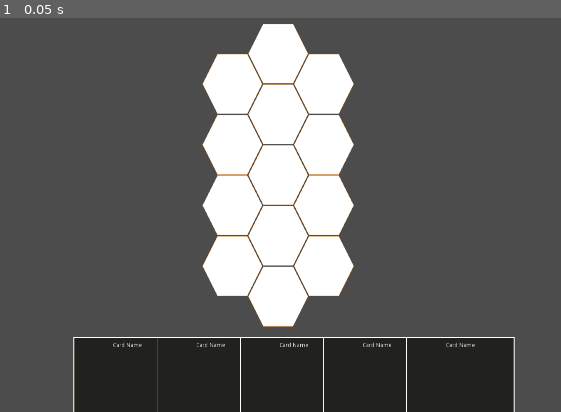
Above: before the commit, frame 1.
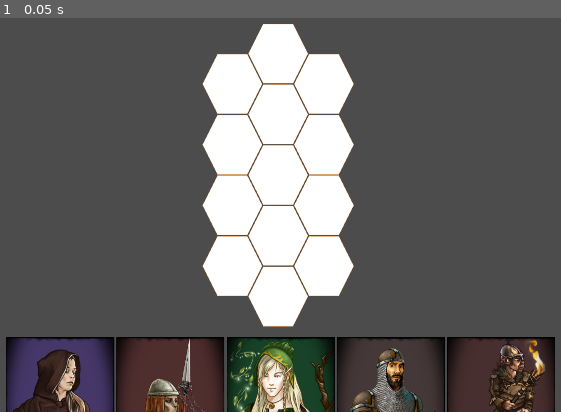
Above: after the commit, the same moment.

Repository: Byteron/wescards
Game: Godot game, scene res://source/match/Match.tscn
Same seed, same stepped clock (60 frames per second), same inputs: the game is played once before the commit and once after it.
Inputs:
- Up to frame 1 (0.05 s): no input

The runs differ from the first frame. In frame 1, 15% of the frame differs, in the area x 1-99%, y 80-100%.

Commit message:
basic card design

Diff:
--- /dev/null
+++ b/data/cards/bowman.tres
@@ -0,0 +1,11 @@
+[gd_resource type="Resource" load_steps=3 format=2]
+
+[ext_resource path="res://source/card/CardData.gd" type="Script" id=1]
+[ext_resource path="res://graphics/images/portraits/bowman.png" type="Texture" id=2]
+
+[resource]
+script = ExtResource( 1 )
+alias = "Bogenschütze"
+description = "Trifft auch betrunken nicht."
+portrait = ExtResource( 2 )
+background = Color( 0.270588, 0.219608, 0.219608, 1 )
--- /dev/null
+++ b/data/cards/impaler.tres
@@ -0,0 +1,11 @@
+[gd_resource type="Resource" load_steps=3 format=2]
+
+[ext_resource path="res://source/card/CardData.gd" type="Script" id=1]
+[ext_resource path="res://graphics/images/portraits/impaler.png" type="Texture" id=2]
+
+[resource]
+script = ExtResource( 1 )
+alias = "Goblinspeerträger"
+description = "Spitz wie eh und je."
+portrait = ExtResource( 2 )
+background = Color( 0.309804, 0.180392, 0.180392, 1 )
--- /dev/null
+++ b/data/cards/mage.tres
@@ -0,0 +1,11 @@
+[gd_resource type="Resource" load_steps=3 format=2]
+
+[ext_resource path="res://source/card/CardData.gd" type="Script" id=1]
+[ext_resource path="res://graphics/images/portraits/mage+female.png" type="Texture" id=2]
+
+[resource]
+script = ExtResource( 1 )
+alias = "Magier"
+description = "Zauberhaft."
+portrait = ExtResource( 2 )
+background = Color( 0.270588, 0.219608, 0.411765, 1 )
--- /dev/null
+++ b/data/cards/pillager.tres
@@ -0,0 +1,11 @@
+[gd_resource type="Resource" load_steps=3 format=2]
+
+[ext_resource path="res://source/card/CardData.gd" type="Script" id=1]
+[ext_resource path="res://graphics/images/portraits/pillager.png" type="Texture" id=2]
+
+[resource]
+script = ExtResource( 1 )
+alias = "Wolfsreiter"
+description = "Trägt seine Mahlzeit auf dem Rücken."
+portrait = ExtResource( 2 )
+background = Color( 0.282353, 0.184314, 0.184314, 1 )
--- /dev/null
+++ b/data/cards/shaman.tres
@@ -0,0 +1,11 @@
+[gd_resource type="Resource" load_steps=3 format=2]
+
+[ext_resource path="res://source/card/CardData.gd" type="Script" id=1]
+[ext_resource path="res://graphics/images/portraits/shaman.png" type="Texture" id=2]
+
+[resource]
+script = ExtResource( 1 )
+alias = "Elfenschamanin"
+description = "Der Wald ist schön."
+portrait = ExtResource( 2 )
+background = Color( 0.0941176, 0.262745, 0.160784, 1 )
--- a/project.godot
+++ b/project.godot
@@ -14,6 +14,11 @@
 "language": "GDScript",
 "path": "res://source/card/Card.gd"
 }, {
+"base": "Resource",
+"class": "CardData",
+"language": "GDScript",
+"path": "res://source/card/CardData.gd"
+}, {
 "base": "TileMap",
 "class": "Map",
 "language": "GDScript",
@@ -26,6 +31,7 @@
 } ]
 _global_script_class_icons={
 "Card": "",
+"CardData": "",
 "Map": "",
 "Unit": ""
 }
@@ -35,6 +41,10 @@
 config/name="Wescards"
 run/main_scene="res://source/match/Match.tscn"
 config/icon="res://icon.png"
+
+[autoload]
+
+Loader="*res://source/global/Loader.gd"
 
 [display]
 
--- a/source/card/Card.gd
+++ b/source/card/Card.gd
@@ -3,8 +3,19 @@
 
 var origin_position = Vector2()
 
-func instance():
+onready var portrait = $TextureRect
+onready var description = $Description
+onready var alias = $Label
+onready var back = $Background
+
+static func instance():
 	return load("res://source/card/Card.tscn").instance()
+
+func initialize(data: CardData):
+	alias.text = data.alias
+	description.text = data.description
+	portrait.texture = data.portrait
+	back.color = data.background
 
 func save_position():
 	origin_position = rect_position
--- a/source/card/Card.tscn
+++ b/source/card/Card.tscn
@@ -1,7 +1,10 @@
-[gd_scene load_steps=3 format=2]
+[gd_scene load_steps=6 format=2]
 
 [ext_resource path="res://source/card/Card.gd" type="Script" id=1]
-[ext_resource path="res://graphics/images/interface/white.png" type="Texture" id=2]
+[ext_resource path="res://graphics/images/interface/vignette.png" type="Texture" id=2]
+[ext_resource path="res://graphics/images/portraits/shaman.png" type="Texture" id=3]
+[ext_resource path="res://graphics/images/interface/vignette-bottom.png" type="Texture" id=4]
+[ext_resource path="res://graphics/images/interface/vignette-text.png" type="Texture" id=5]
 
 [node name="Card" type="Control"]
 anchor_left = 0.5
@@ -12,37 +15,114 @@
 margin_top = -180.0
 margin_right = 130.0
 margin_bottom = 180.0
+rect_pivot_offset = Vector2( 130, 264 )
 script = ExtResource( 1 )
 __meta__ = {
 "_edit_use_anchors_": false
 }
 
-[node name="ColorRect" type="ColorRect" parent="."]
+[node name="Background" type="ColorRect" parent="."]
 anchor_right = 1.0
 anchor_bottom = 1.0
 mouse_filter = 2
-color = Color( 0.129412, 0.129412, 0.117647, 1 )
+color = Color( 0.188235, 0.270588, 0.262745, 1 )
 __meta__ = {
 "_edit_use_anchors_": false
 }
 
-[node name="Label" type="Label" parent="."]
+[node name="TextureRect" type="TextureRect" parent="."]
 anchor_right = 1.0
-margin_bottom = 40.0
-rect_min_size = Vector2( 0, 40 )
-text = "Card Name"
-align = 1
-valign = 1
+anchor_bottom = 1.0
+mouse_filter = 2
+texture = ExtResource( 3 )
+expand = true
+stretch_mode = 7
+__meta__ = {
+"_edit_use_anchors_": false
+}
 
-[node name="Border" type="NinePatchRect" parent="."]
+[node name="Border" type="TextureRect" parent="."]
+modulate = Color( 0.592157, 0.490196, 0.243137, 1 )
 anchor_right = 1.0
 anchor_bottom = 1.0
 texture = ExtResource( 2 )
-draw_center = false
-patch_margin_left = 2
-patch_margin_top = 2
-patch_margin_right = 2
-patch_margin_bottom = 2
+expand = true
+stretch_mode = 1
+
+[node name="VignetteBottom" type="TextureRect" parent="."]
+modulate = Color( 0.592157, 0.490196, 0.243137, 1 )
+anchor_right = 1.0
+anchor_bottom = 1.0
+margin_top = 238.0
+mouse_filter = 2
+texture = ExtResource( 4 )
+expand = true
+stretch_mode = 1
+
+[node name="Label" type="Label" parent="."]
+anchor_right = 1.0
+margin_left = 5.0
+margin_top = 243.0
+margin_right = -135.0
+margin_bottom = 263.0
+custom_colors/font_color = Color( 0, 0, 0, 1 )
+text = "Elfenschamanin"
+align = 1
+valign = 1
 __meta__ = {
 "_edit_use_anchors_": false
 }
+
+[node name="ColorRect" type="ColorRect" parent="Label"]
+show_behind_parent = true
+anchor_right = 1.0
+anchor_bottom = 1.0
+mouse_filter = 2
+color = Color( 1, 1, 1, 0.627451 )
+
+[node name="Border" type="TextureRect" parent="Label"]
+show_behind_parent = true
+anchor_right = 1.0
+anchor_bottom = 1.0
+mouse_filter = 2
+texture = ExtResource( 5 )
+expand = true
+stretch_mode = 1
+__meta__ = {
+"_edit_use_anchors_": false
+}
+
+[node name="Description" type="Label" parent="."]
+anchor_right = 1.0
+anchor_bottom = 1.0
+margin_left = 5.0
+margin_top = 265.0
+margin_right = -5.0
+margin_bottom = -7.0
+custom_colors/font_color = Color( 0, 0, 0, 1 )
+text = "Der Wald ist schön."
+align = 1
+valign = 1
+autowrap = true
+__meta__ = {
+"_edit_use_anchors_": false
+}
+
+[node name="ColorRect" type="ColorRect" parent="Description"]
+show_behind_parent = true
+anchor_right = 1.0
+anchor_bottom = 1.0
+mouse_filter = 2
+color = Color( 1, 1, 1, 0.627451 )
+__meta__ = {
+"_edit_use_anchors_": false
+}
+
+[node name="Border" type="TextureRect" parent="Description"]
+show_behind_parent = true
+anchor_right = 1.0
+anchor_bottom = 1.0
+mouse_filter = 2
+texture = ExtResource( 5 )
+expand = true
+stretch_mode = 1
--- /dev/null
+++ b/source/card/CardData.gd
@@ -0,0 +1,7 @@
+extends Resource
+class_name CardData
+
+export var alias := ""
+export(String, MULTILINE) var description := ""
+export var portrait : Texture = null
+export var background : Color = Color("666666")
--- /dev/null
+++ b/source/global/Loader.gd
@@ -0,0 +1,51 @@
+extends Node
+
+func load_dir(path: String, extentions: Array, load_resource := true) -> Array:
+	return _get_directory_data(path, [], extentions, load_resource)
+
+func _get_directory_data(path: String, directory_data: Array, extentions: Array, load_resource: bool) -> Array:
+	var directory := Directory.new()
+
+	if not directory.open(path) == OK:
+		print("Loader: failed to load ", path, ", return [] (open)")
+		return []
+
+	if not directory.list_dir_begin(true, true) == OK:
+		print("Loader: failed to load ", path, ", return [] (list_dir_begin)")
+		return []
+
+	var sub_path := ""
+
+	while true:
+		sub_path = directory.get_next()
+
+		if sub_path == "." or sub_path == ".." or sub_path.begins_with("_"):
+			continue
+
+		elif sub_path == "":
+			break
+
+		elif directory.current_is_dir():
+			directory_data = _get_directory_data(directory.get_current_dir() + "/" + sub_path, directory_data, extentions, load_resource)
+		else:
+			if not extentions.has(sub_path.get_extension()):
+				continue
+
+			var file_data: Dictionary = _get_file_data(directory.get_current_dir() + "/" + sub_path, load_resource)
+			directory_data.append(file_data)
+
+	directory.list_dir_end()
+
+	return directory_data
+
+func _get_file_data(path: String, load_resource: bool) -> Dictionary:
+	var file_data := {
+		id = path.get_file().get_basename(), # Filename, no extension
+		path = path, # Full path to file (includes extension)
+		data = load(path) if load_resource else null
+	}
+
+	if load_resource and file_data.data == null:
+		print("Loader: could not load file: ", path)
+
+	return file_data
--- a/source/hand/Hand.gd
+++ b/source/hand/Hand.gd
@@ -1,30 +1,37 @@
 extends Control
 
+const CARD_DISTANCE = 265
+const ANIMATION_TIME = 0.2
 onready var tween = $Tween
 onready var cards = $Cards
 
 func _ready() -> void:
-	for card in cards.get_children():
+	var files = Loader.load_dir("res://data/cards/", ["tres"])
+
+	for file in files:
+		var card = Card.instance()
 		card.connect("mouse_entered", self, "_on_Card_mouse_entered", [ card ])
 		card.connect("mouse_exited", self, "_on_Card_mouse_exited", [ card ])
+		cards.add_child(card)
+		card.initialize(file.data)
 
 	_resize_hand()
 
 func _resize_hand():
-	var x = -200 * cards.get_child_count() / 2
+	var x = -CARD_DISTANCE * cards.get_child_count() / 2
 	for card in cards.get_children():
 		card.rect_position.x = x
 		card.save_position()
-		x += 200
+		x += CARD_DISTANCE
 
 func _on_Card_mouse_entered(card):
 	print("focus: ", card)
 	tween.stop(card, "rect_position:y")
-	tween.interpolate_property(card, "rect_position:y", card.rect_position.y, card.rect_position.y - card.rect_size.y / 2, 0.3, Tween.TRANS_SINE, Tween.EASE_IN_OUT)
+	tween.interpolate_property(card, "rect_position:y", card.rect_position.y, card.rect_position.y - card.rect_size.y / 2, ANIMATION_TIME, Tween.TRANS_SINE, Tween.EASE_IN_OUT)
 	tween.start()
 
 func _on_Card_mouse_exited(card):
 	print("unfocus: ", card)
 	tween.stop(card, "rect_position:y")
-	tween.interpolate_property(card, "rect_position:y", card.rect_position.y, card.origin_position.y, 0.3, Tween.TRANS_SINE, Tween.EASE_IN_OUT)
+	tween.interpolate_property(card, "rect_position:y", card.rect_position.y, card.origin_position.y, ANIMATION_TIME, Tween.TRANS_SINE, Tween.EASE_IN_OUT)
 	tween.start()
--- a/source/hand/Hand.tscn
+++ b/source/hand/Hand.tscn
@@ -1,6 +1,5 @@
-[gd_scene load_steps=3 format=2]
+[gd_scene load_steps=2 format=2]
 
-[ext_resource path="res://source/card/Card.tscn" type="PackedScene" id=1]
 [ext_resource path="res://source/hand/Hand.gd" type="Script" id=2]
 
 [node name="Hand" type="Control"]
@@ -24,13 +23,3 @@
 __meta__ = {
 "_edit_use_anchors_": false
 }
-
-[node name="Card" parent="Cards" instance=ExtResource( 1 )]
-
-[node name="Card2" parent="Cards" instance=ExtResource( 1 )]
-
-[node name="Card3" parent="Cards" instance=ExtResource( 1 )]
-
-[node name="Card4" parent="Cards" instance=ExtResource( 1 )]
-
-[node name="Card5" parent="Cards" instance=ExtResource( 1 )]
Binary file added: graphics/images/interface/vignette-bottom.png
Not shown, added: graphics/images/interface/vignette-bottom.png.import
Binary file added: graphics/images/interface/vignette-text.png
Not shown, added: graphics/images/interface/vignette-text.png.import
Binary file added: graphics/images/interface/vignette.png
Not shown, added: graphics/images/interface/vignette.png.import
Binary file added: graphics/images/portraits/bowman.png
Not shown, added: graphics/images/portraits/bowman.png.import
Binary file added: graphics/images/portraits/impaler.png
Not shown, added: graphics/images/portraits/impaler.png.import
Binary file added: graphics/images/portraits/mage+female.png
Not shown, added: graphics/images/portraits/mage+female.png.import
(and 6 more such lines)
